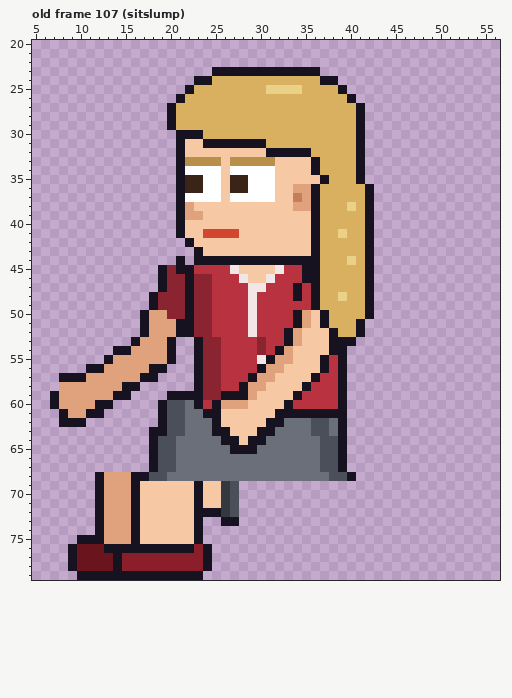
Two versions of one pixel-art file, sprites/clients/client_karen_left_anim.aseprite. This is how it looked before the edit.
64x80 pixels, 129 frames. Colours within 5 levels of each other are drawn and written as one. Shown: old frame 107 (sitslump): x 5..56, y 20..79. The commit also changed other frames, which this record leaves out.
And afterwards:
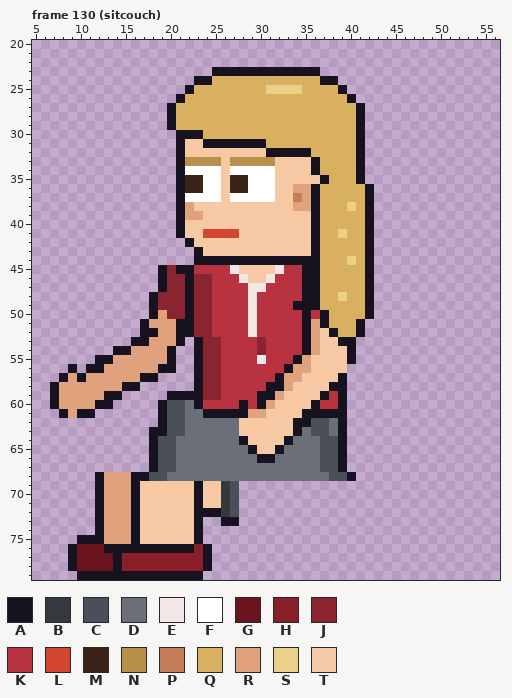
Palette (. is transparent): A #17121f  B #34383f  C #4a4f5a  D #6a6f7a  E #f2e6e6  F #ffffff  G #6a141e  H #8a1e2a  J #8a2430  K #b8333f  L #d2452e  M #3a2418  N #b8904a  P #c47e58  Q #d8b060  R #e0a27c  S #ebd088  T #f6c9a4
A new or re-ordered frame is compared with the old frame closest to it.
What changed:
frames 129 -> 135
Frame 130 (sitcouch) is new; against old frame 107 (sitslump), layers "Near Arm", "Back Arm":
y 44: x 21 A -> .
y 47..48: x 34..35 AK -> KA
y 49: x 34..35 KK -> AA
y 50: x 17..18 AR -> .A; x 34..36 ART -> KAK
y 51: x 34..36 ART -> KAR
y 52: x 18 R -> A; x 33..36 ARTT -> KKAR
y 53: x 17 R -> A; x 20..21 A. -> RA; x 33..36 ARTT -> KKAR; x 38 A -> T
y 54: x 32..36 ARTTT -> KKKAR; x 38..40 AA. -> TTA
y 55: x 12 . -> A; x 31..35 ARRTT -> KKKAR; x 37..40 AKA. -> TTTA
y 56: x 9 . -> A; x 18 A -> R; x 20 . -> A; x 30..35 ARRTTT -> KKKARR; x 37..39 AKA -> TTT
y 57: x 9 A -> R; x 29..34 ARRTTT -> KKKARR; x 36..38 AKK -> TTT
y 58: x 7 . -> A; x 28..33 ARRTTT -> KKKAAR; x 35..38 AKKK -> TTTA
y 59: x 13 R -> A; x 15 A -> .; x 26..32 AAARTTT -> KKKKAAR; x 34..37 AKKK -> TTTA
y 60: x 25..31 ARRRTTT -> KKKAKAR; x 33..36 AKKK -> TTTA
y 61: x 10 R -> A; x 12 A -> .; x 26..30 TTTTT -> AAARR; x 32..34 AAA -> TTT
y 62: x 8..10 AAA -> ...; x 25..27 ATT -> DDD; x 31..35 AADDD -> TTTAA
y 63: x 25..27 AAT -> DDD; x 30..34 AADDD -> TTTTA
y 64: x 26..33 AATAADDD -> DDATTTTA
y 65: x 27..28 AA -> DD; x 30..32 DDD -> TTA
y 66: x 30..31 DD -> AA
Boxes around the changes in both pictures, in picture pixels (x1, y1, x2, y2):
erased: (176, 256, 185, 265)
changed: (50, 283, 356, 463)
